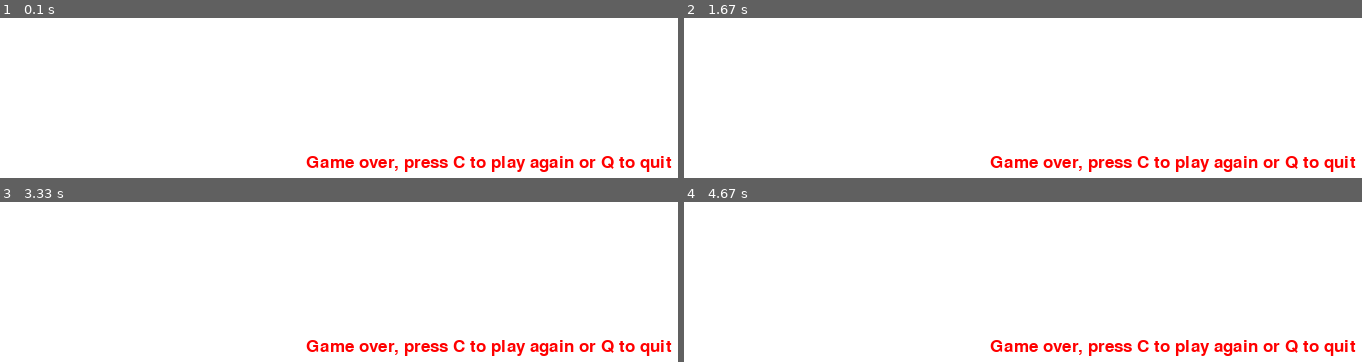
Above: before the commit, frames 1-4 (two rows, left to right).
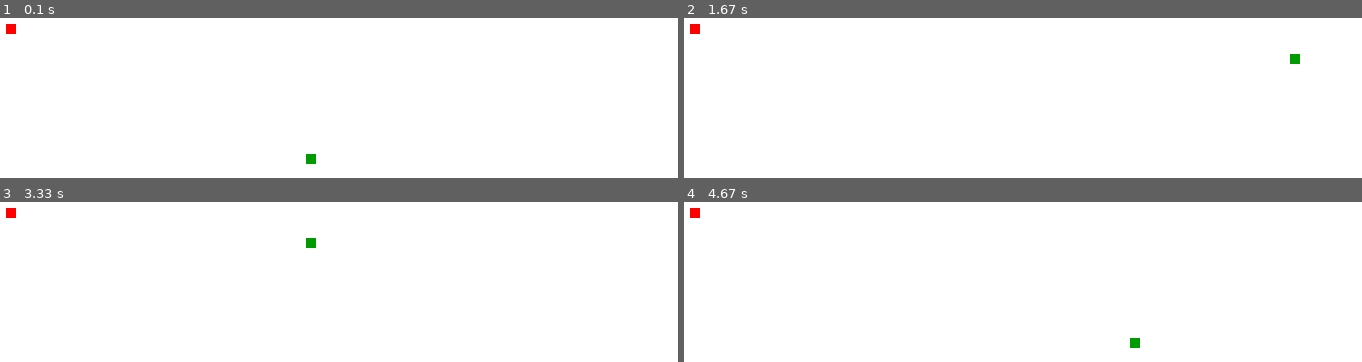
Above: after the commit, the same moments.

Repository: DevonteDC/ICS168_Snake
Game: pygame game, started from Snake-Pygame/snake_v1.py
Same seed, same stepped clock (60 frames per second), same inputs: the game is played once before the commit and once after it.
Inputs:
- Up to frame 1 (0.1 s): no input
- Up to frame 2 (1.67 s): hold Right 0.33-0.8 s; hold Up 0.83-1.13 s; hold Right 1.17-1.63 s
- Up to frame 3 (3.33 s): hold Left 1.67-2.2 s; hold Down 2.23-2.53 s; hold Left 2.57-2.97 s; hold Up from 3 s (still down)
- Up to frame 4 (4.67 s): release Up at 3.37 s; hold Right 3.4-4.03 s; hold Down 4.07-4.43 s; hold Left from 4.47 s (still down)

The runs differ from the first frame. In frame 1, 2.1% of the frame differs, in the area x 0-100%, y 3-97%; in frame 2, 2.2%; in frame 3, 2.2%; in frame 4, 2.2%.

Commit message:
small changes

Diff:
--- a/Snake-Pygame/snake_v1.py
+++ b/Snake-Pygame/snake_v1.py
@@ -52,12 +52,12 @@
     lead_y_change = 0
 
     snakeList = []
-    snakeLength = 5
+    snakeLength = 1
 
     randAppleX = round(random.randrange(0,display_width - block_size)/10.0) * 10.0
     randAppleY = round(random.randrange(0,display_height - block_size)/10.0) * 10.0
 
-    while not gameExit:
+    while gameExit == False:
 
         while gameOver == True:
             gameDisplay.fill(white)
@@ -72,7 +72,7 @@
                     if event.key == pygame.K_q:
                         gameExit = True
                         gameOver = False
-                    if event.key == pygame.K_c:
+                    elif event.key == pygame.K_c:
                         gameLoop()
 
         for event in pygame.event.get():
